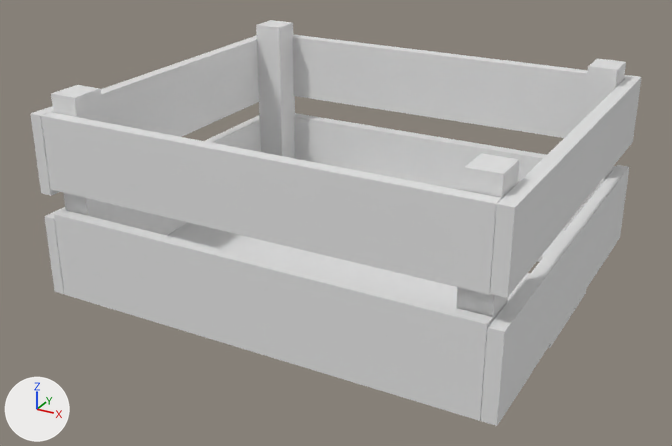
The Blender file blender-files/box_finished.blend: old version first, new version second.
The view is the same before and after, from a 50 mm camera at (0.329, -0.632, 0.35) aimed at (-0.007, -0.021, 0.045). Arrows for +X, +Y and +Z are at lower left; the lights stay in place.

Objects in the first picture: 'Cube.011', 'WoodSticks'.
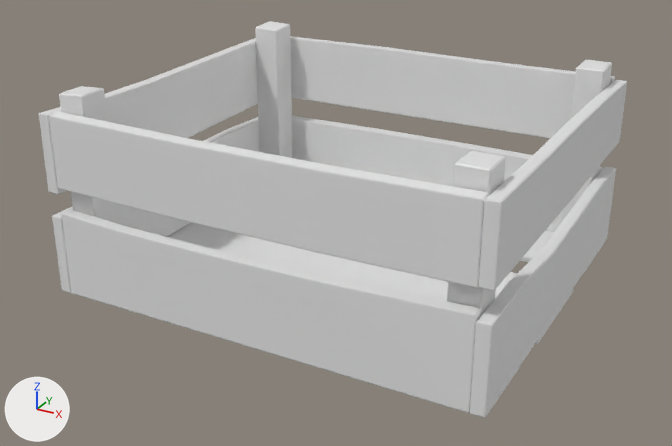
Boxes [x1, y1, x2, y2] around the edits, measured in the pictures (672 x 446 px):
'Cube.011', reshaped, moved, rescaled: before [30, 35, 642, 426]; after [39, 36, 627, 418]
'WoodSticks', moved, rescaled: before [51, 20, 626, 320]; after [59, 21, 612, 315]
part 1 of me_cube_014, built on: before [293, 35, 642, 298]; after [41, 36, 627, 417]
part 2 of me_cube_014, built on: before [54, 210, 493, 421]; after [49, 111, 489, 413]

The edits, one by one:
me_cube_014 is used by ob_cube_011; location (0.0, 0.0163, 0.1524); rotation (1.571, 0.0, 0.0), in degrees (90, 0, 0); scale (0.185, 0.157, 0.0819).
me_cube_014 had 88 vertices, 66 faces and spanned x -1.0..1.0, y -1.01..-0.02, z -1.77..2.17.
me_cube_014 now has 180 vertices, 158 faces and spans x -1.01..1.01, y -1.01..-0.01, z -1.79..2.18.
me_cube_014 part 1: 10 vertices moved from x -0.95..1.0, y -0.4..-0.02, z -1.77..-1.64 to x -0.95..1.0, y -0.4..-0.02, z -1.79..-1.66; 72 vertices added at x -1.01..1.01, y -0.97..-0.01, z -1.79..1.38.
me_cube_014 part 2: 2 vertices moved from x 0.94, y -0.52, z 2.05..2.17 to x 0.94, y -0.51, z 2.04..2.17; 20 vertices added at x -0.62..0.33, y -0.97..-0.03, z 2.05..2.18.
me_cube_015 has 32 vertices, 24 faces and spans x -1.2..43.7, y -1.0..31.3, z -1.0..1.0.
me_cube_015 is used by ob_woodsticks; location (-0.1659, -0.141, 0.0803); scale (0.00776, 0.00937, 0.0824).
me_cube_015 part 3: the whole mesh is scaled about the mesh origin by (0.00749, 0.00899, 0.0824).
Object 'Cube.011' (ob_cube_011) moves from (0.0, 0.0163, 0.1524) to (-0.0029, 0.0131, 0.1524).
Object 'Cube.011' (ob_cube_011) is rescaled from (0.185, 0.157, 0.0819) to (0.178, 0.157, 0.0786).
Object 'WoodSticks' (ob_woodsticks) is rescaled from (0.00776, 0.00937, 0.0824) to (1.0, 1.0, 1.0).
Object 'WoodSticks' (ob_woodsticks) moves from (-0.1659, -0.141, 0.0803) to (-0.163, -0.1379, 0.0803).
